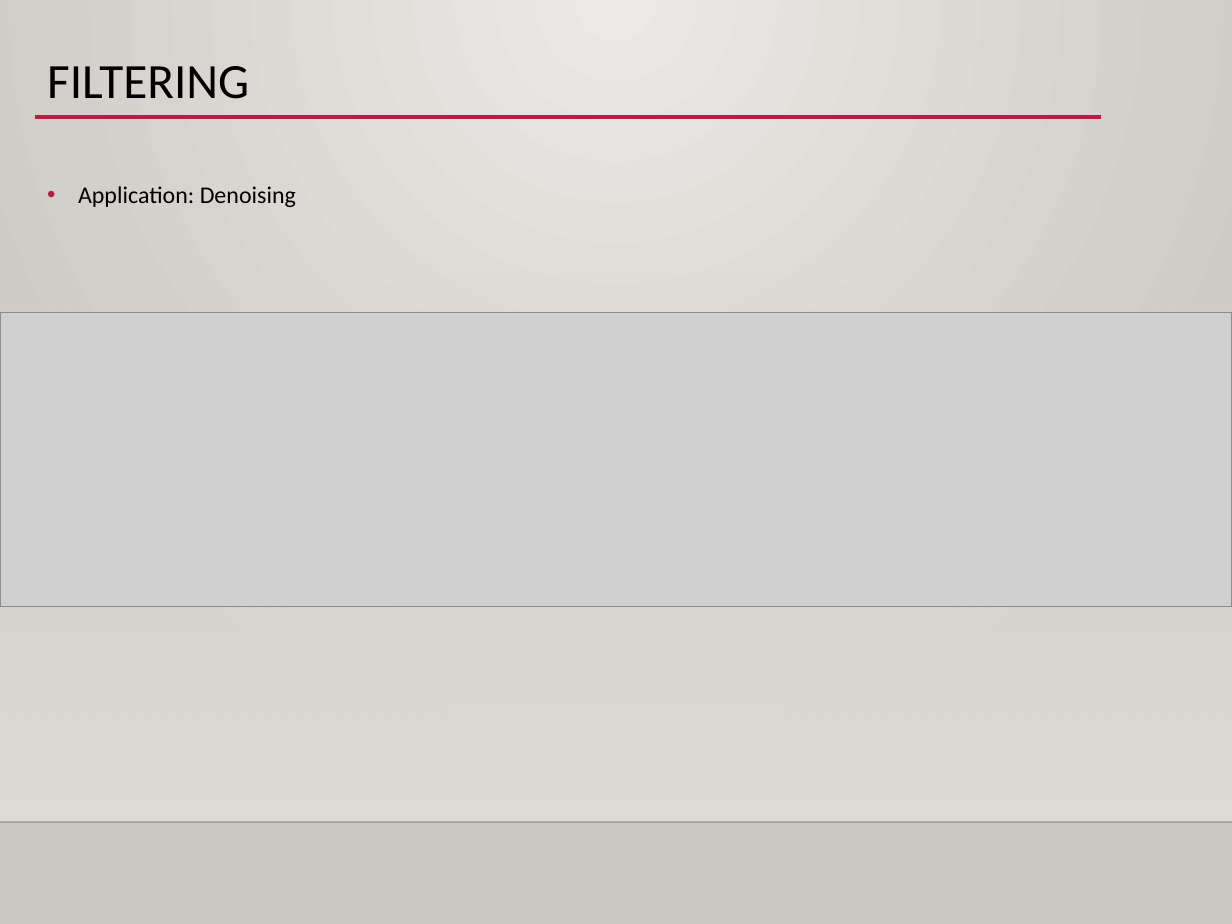
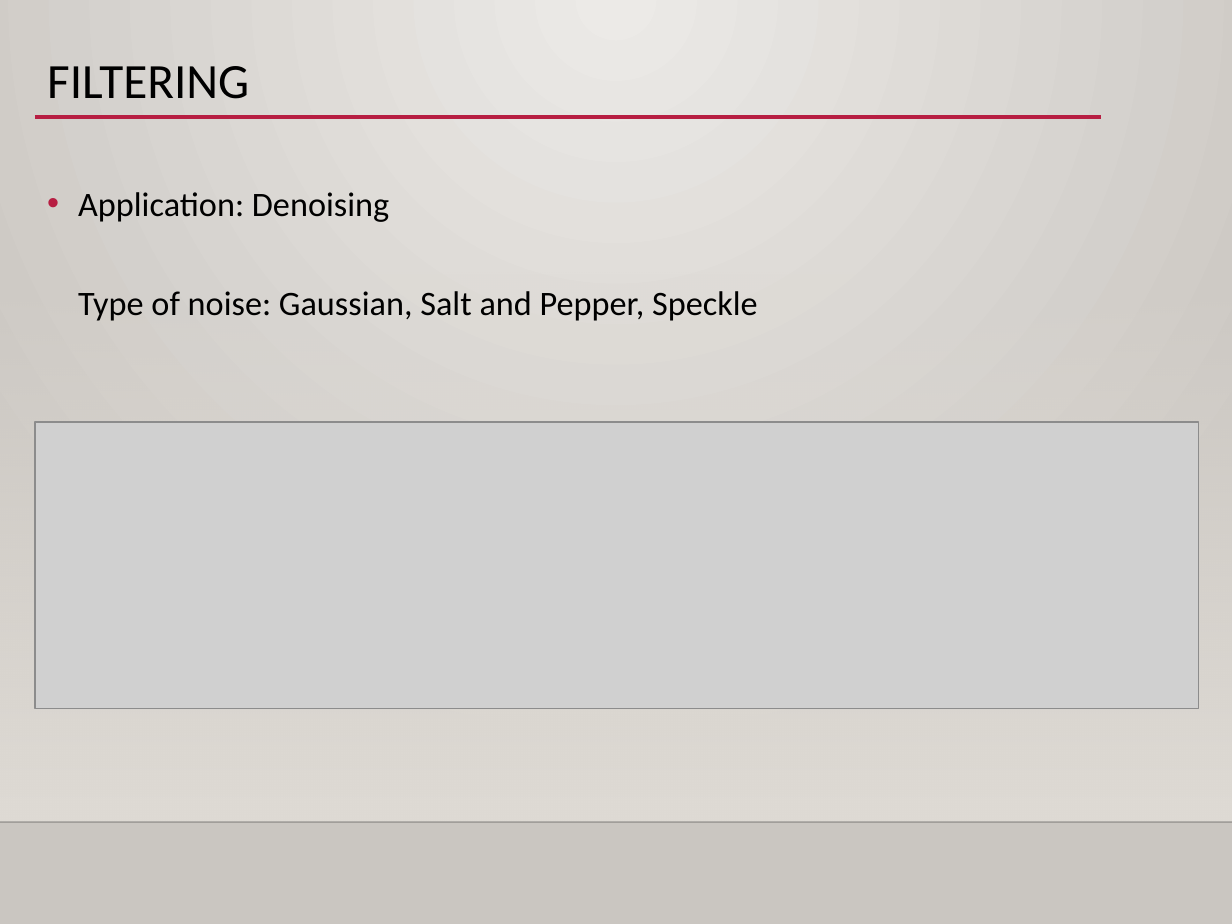
Before and after one commit to jelee2498/SDS, a slide deck: slide 15 of Day1/ex1-4_filters/ex1-4_filters.pptx (slide 12 before the commit). Drawn at 1232x924 pixels with LibreOffice and Linux fonts; fonts in the diff are those of the drawing; grey boxes stand for pictures; background and template pictures are left out. Boxes give left, top, right and bottom in pixels: in the first picture for what was removed or moved away, otherwise in the second. Text is boxed around its words. In the diff, an @@ line names an element or a change of style, - is before the commit and + after.

```diff
--- a/Day1/ex1-4_filters/ex1-4_filters.pptx
+++ b/Day1/ex1-4_filters/ex1-4_filters.pptx
@@ text at (78,192,758,321): text changed; size 14 to 20 pt @@
-• Application: Denoising
+• Application: Denoising
+  Type of noise: Gaussian, Salt and Pepper, Speckle
@@ picture removed at (0,312,1232,606) @@
@@ picture added at (34,423,1198,710) @@
```
Also in this commit, not shown: 7 other slides changed, 9 slides added, 7 slides removed, 13 other files.
